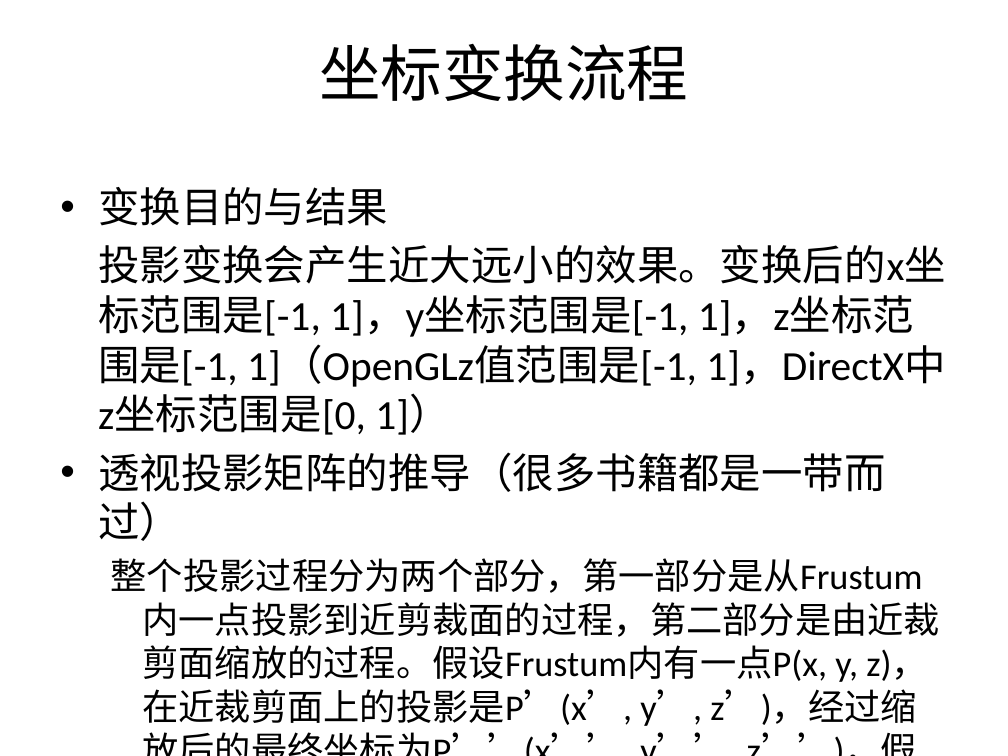
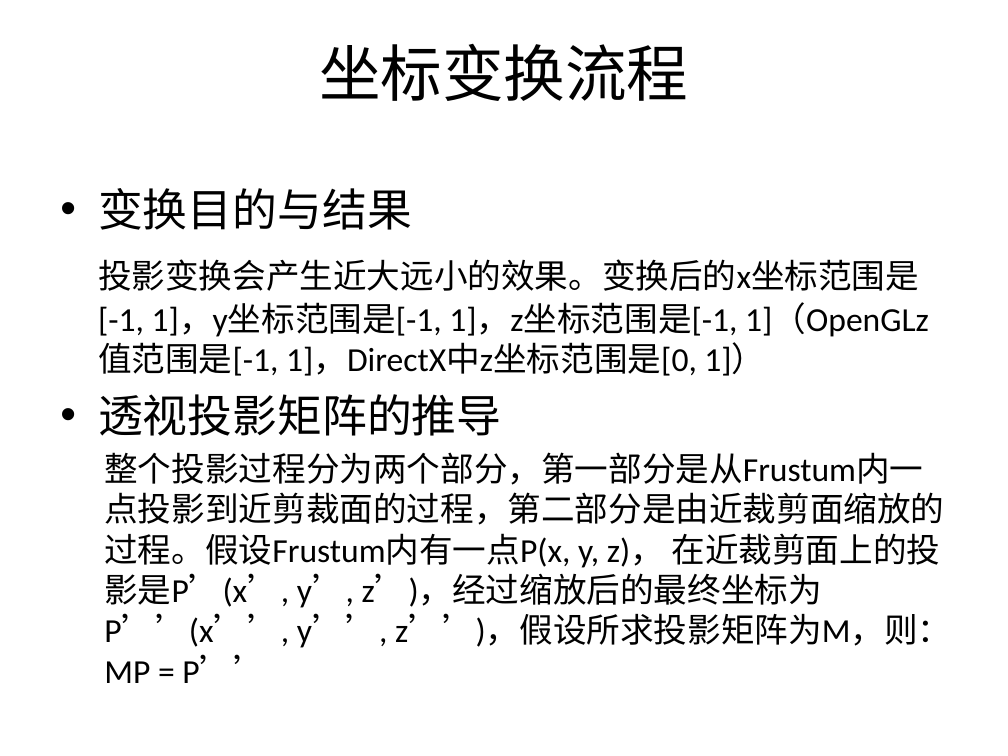
Before and after one commit to SeventhMage/MagicX, a slide deck: slide 22 of SoftEngine/doc/SoftwareRender.pptx. Drawn at 1008x756 pixels with LibreOffice and Linux fonts; fonts in the diff are those of the drawing; background and template pictures are left out. Boxes give left, top, right and bottom in pixels: in the first picture for what was removed or moved away, otherwise in the second. Text is boxed around its words. In the diff, an @@ line names an element or a change of style, - is before the commit and + after.

```diff
--- a/SoftEngine/doc/SoftwareRender.pptx
+++ b/SoftEngine/doc/SoftwareRender.pptx
@@ text at [98, 188, 951, 683]: size 29.6 to 32 pt in "变换目的与结果"; size 29.6 to 24 pt in "投影变换会产生近大远小的效果。变换后的x坐标范围是[-1, 1]，y坐标范围是[-1, 1]，z坐标范围是[-1, 1] ..."; size 25.9 to 24 pt in "整个投影过程分为两个部分，第一部分是从Frustum内一点投影到近剪裁面的过程，第二部分是由近裁剪面缩放的过程。假设Fr ..."; less space between paragraphs; indent changed @@
@@ text at [98, 394, 501, 436]: text changed; size 29.6 to 32 pt @@
-• 透视投影矩阵的推导（很多书籍都是一带而过）
+• 透视投影矩阵的推导
```
Also in this commit, not shown: 5 other slides changed, 7 other files.
